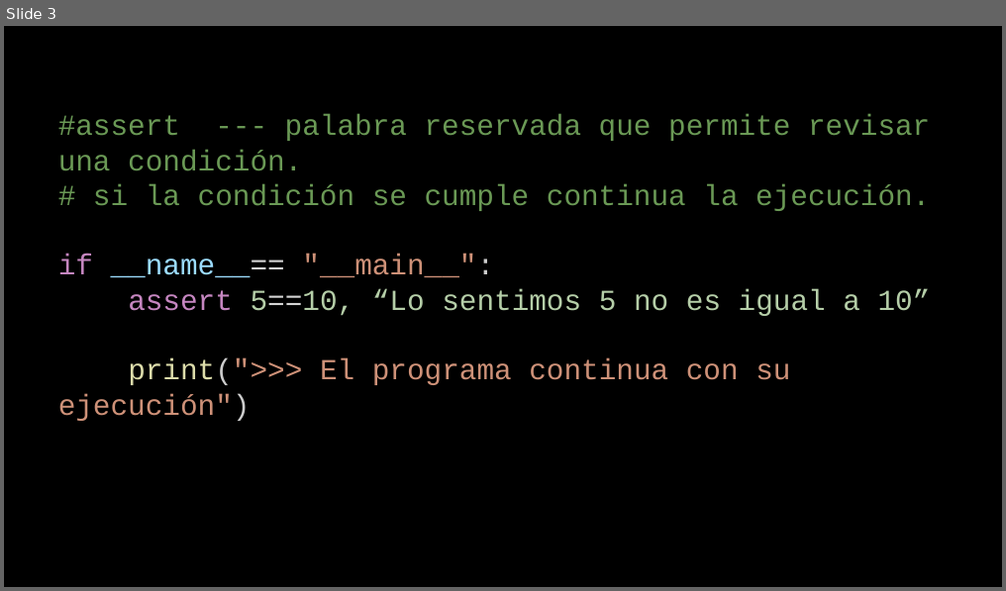
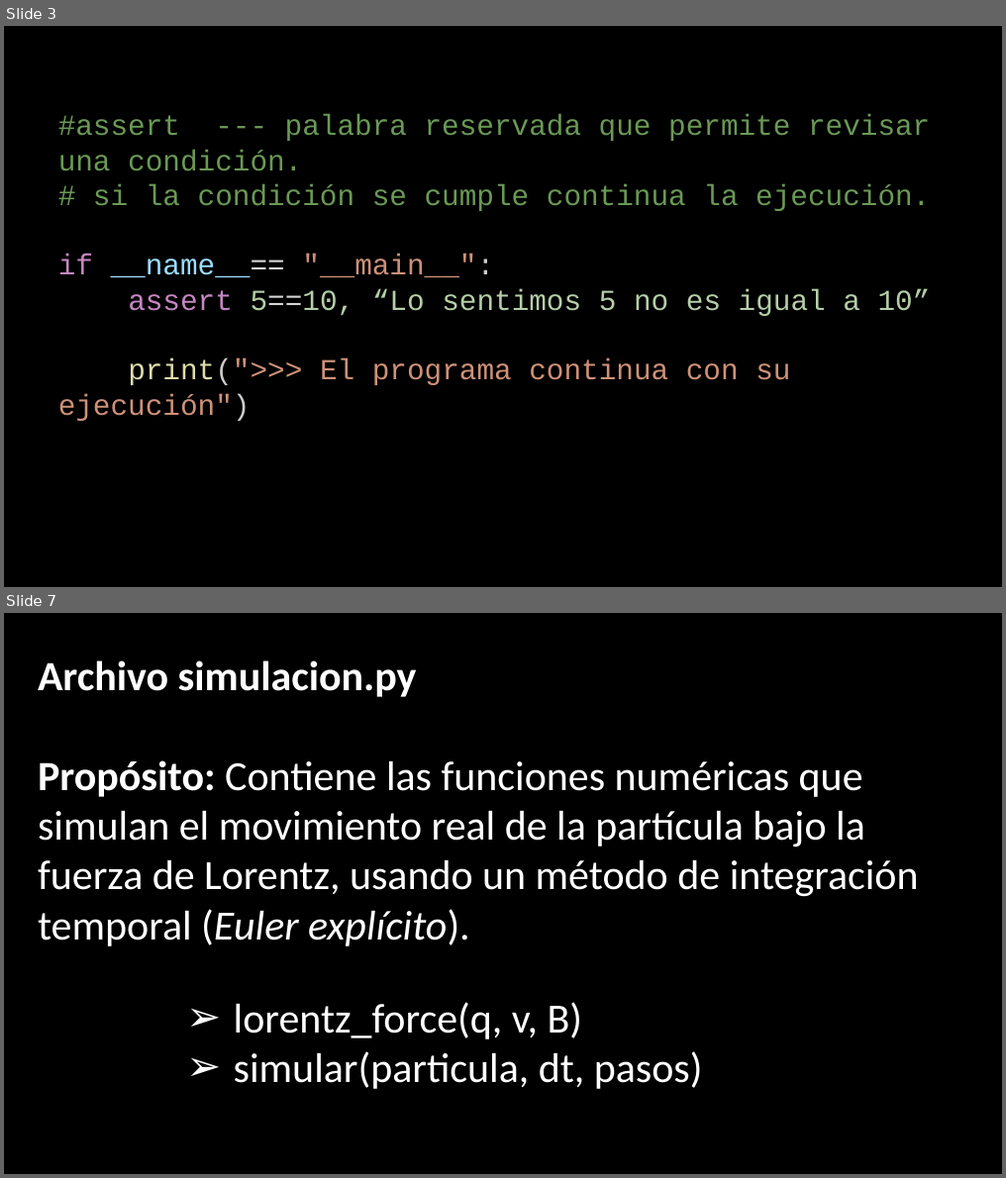
Before and after one commit to cagomezv/Desarrollo_Software, a slide deck: 9TestUnit/2.Unittest.pptx. Shown one above the other, each under a label of ours: slide 3 before the commit, slides 3 and 7 after it; the slides between them are not shown. The pictures are 1006x591 and 1006x1178 pixels, drawn with LibreOffice and Linux fonts; fonts in the diff are those of the drawing. Boxes give left, top, right and bottom in pixels: in the first picture for what was removed or moved away, otherwise in the second. Text is boxed around its words. In the diff, an @@ line names an element or a change of style, - is before the commit and + after.

```diff
--- a/9TestUnit/2.Unittest.pptx
+++ b/9TestUnit/2.Unittest.pptx
@@ slide 7 added at (x1=4, y1=613, x2=1002, y2=1174), background #000000 @@
@@ text added at (x1=38, y1=661, x2=919, y2=947), 40 pt, text #FFFFFF @@
+Archivo simulacion.py
+Propósito: Contiene las funciones numéricas que simulan el movimiento real de la partícula bajo la fuerza de Lorentz, usando un método de integración temporal (Euler explícito).
@@ text added at (x1=234, y1=1002, x2=703, y2=1089), 40 pt, text #FFFFFF @@
+➢ lorentz_force(q, v, B)
+➢ simular(particula, dt, pasos)
```
Also in this commit, not shown: 4 other slides added, 2 other files.
